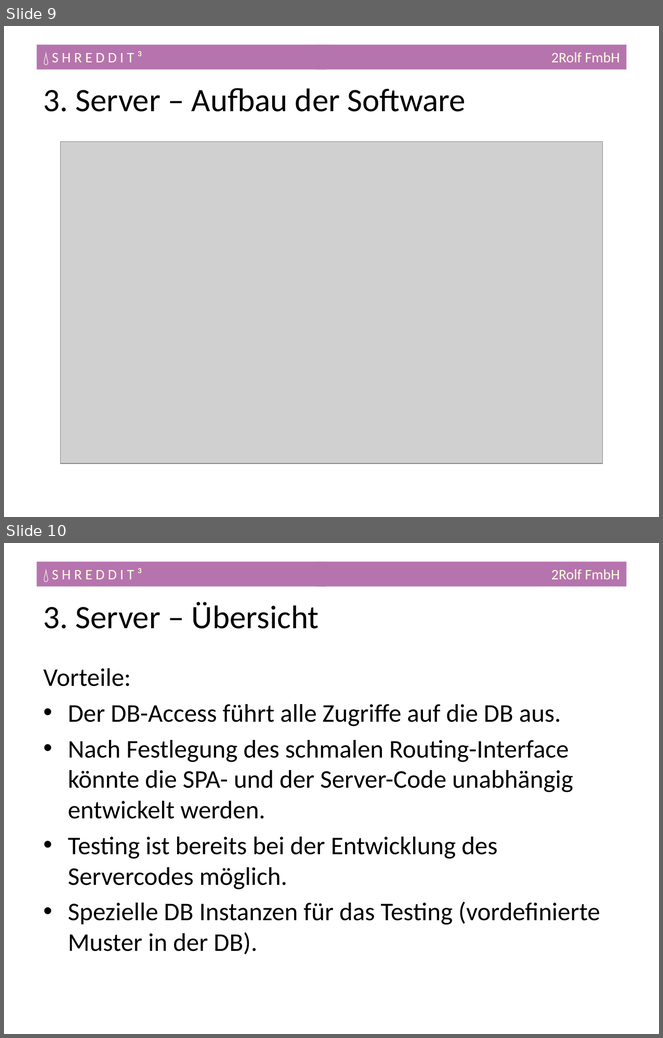
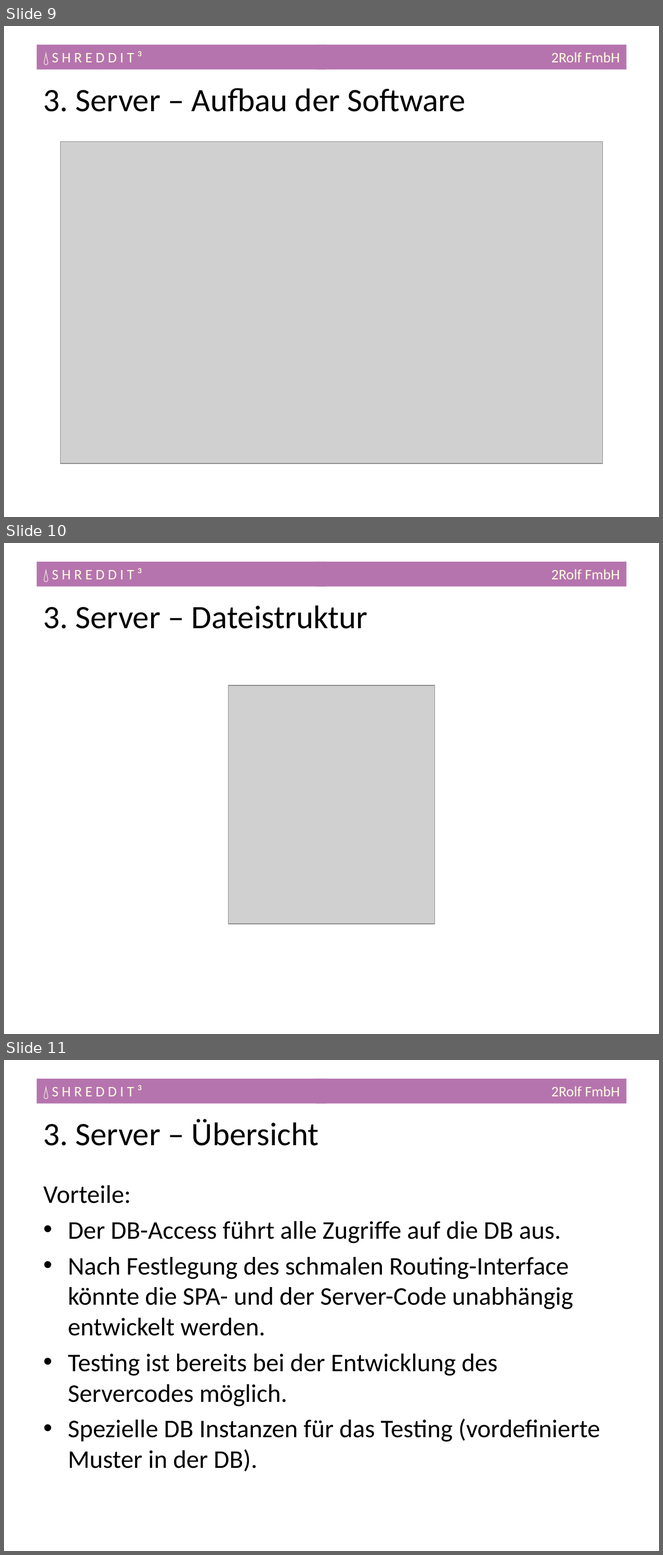
Before and after one commit to rolfstutz1a/shreddit3, a slide deck: doc/shreddit3.pptx. Shown one above the other, each under a label of ours: slides 9 and 10 before the commit, slides 9, 10 and 11 after it. The pictures are 663x1038 and 663x1555 pixels, drawn with LibreOffice and Linux fonts; fonts in the diff are those of the drawing; grey boxes stand for pictures. Boxes give left, top, right and bottom in pixels: in the first picture for what was removed or moved away, otherwise in the second. Text is boxed around its words. In the diff, an @@ line names an element or a change of style, - is before the commit and + after.

Commit message:
Presentation

```diff
--- a/doc/shreddit3.pptx
+++ b/doc/shreddit3.pptx
@@ slide 10 added at (4,543,659,1034), background #FFFFFF @@
@@ rectangle added at (37,562,326,587), fill #B674AF, 16 pt, text #FFFFE0 @@
+💧 S H R E D D I T ³
@@ rectangle added at (316,562,626,587), fill #B674AF, 16 pt, text #FFFFE0 @@
+2Rolf FmbH
@@ text added at (43,605,368,629), 36 pt, text #000000 @@
+3. Server – Dateistruktur
@@ picture added at (229,686,435,924) @@
@@ what was slide 10 is now slide 11 @@
```
